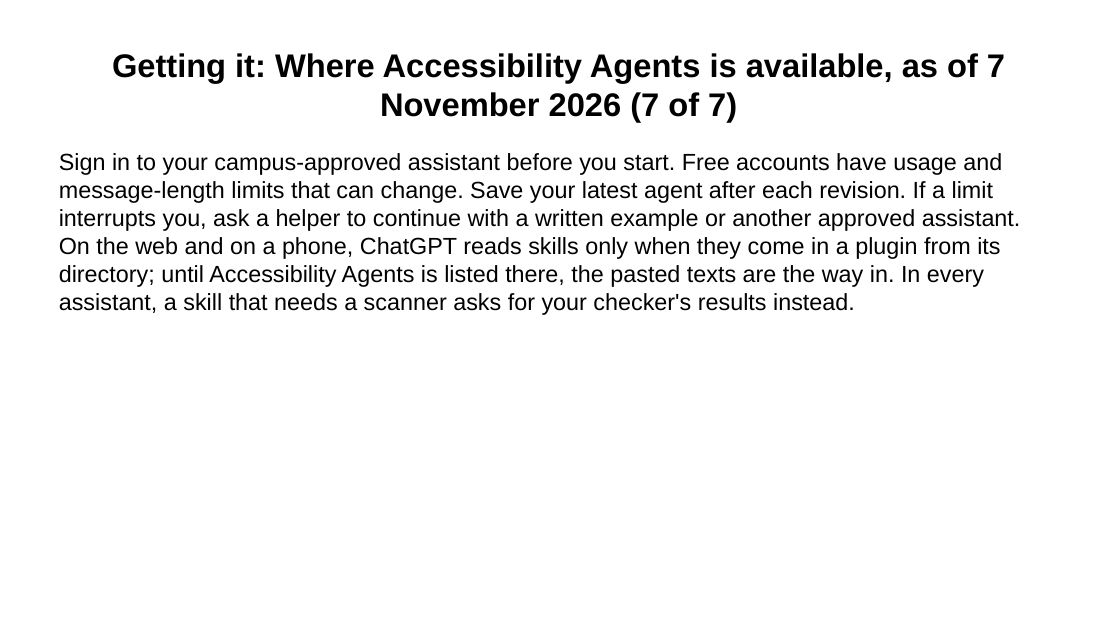
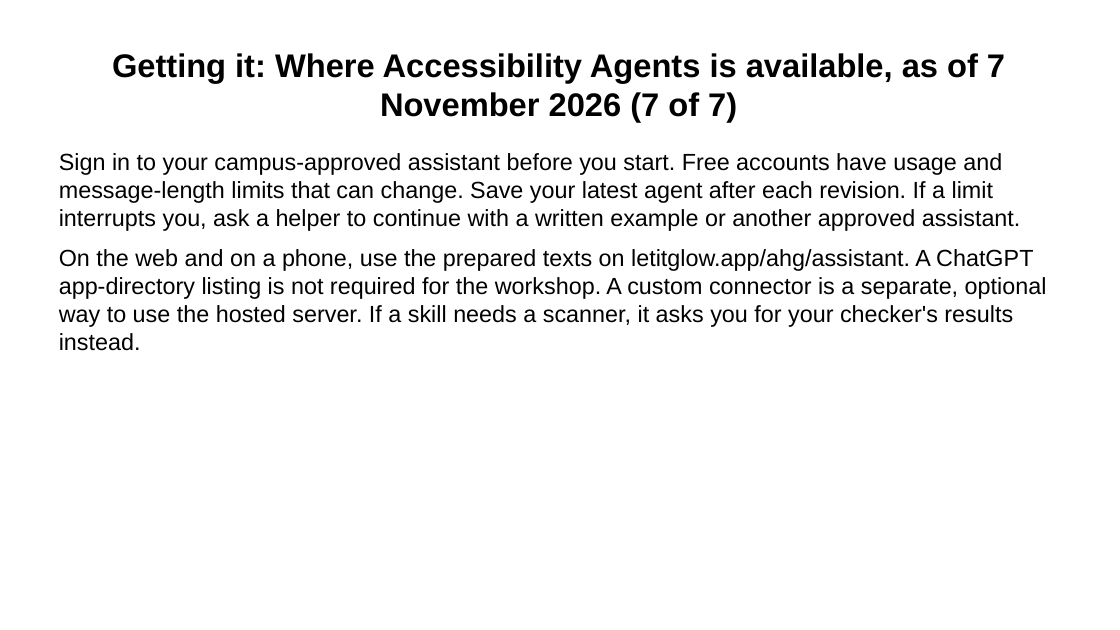
Before and after one commit to Community-Access/glow, a slide deck: slide 27 of docs/ahg-2026/kit/accessibility-agents.pptx. Drawn at 1120x630 pixels with LibreOffice and Linux fonts; fonts in the diff are those of the drawing. Boxes give left, top, right and bottom in pixels: in the first picture for what was removed or moved away, otherwise in the second. Text is boxed around its words. In the diff, an @@ line names an element or a change of style, - is before the commit and + after.

Commit message:
Publish accurate AHG and Accessibility Agents content
Admin merge authorized by repository owner; all required CI checks passed.

```diff
--- a/docs/ahg-2026/kit/accessibility-agents.pptx
+++ b/docs/ahg-2026/kit/accessibility-agents.pptx
@@ text at (x1=59, y1=153, x2=1047, y2=351): text changed @@
-Sign in to your campus-approved assistant before you start. Free accounts have usage and message-length limits that can change. Save your latest agent after each revision. If a limit interrupts you, ask a helper to continue with a written example or another approved assistant. On the web and on a phone, ChatGPT reads skills only when they come in a plugin from its directory; until Accessibility Agents is listed there, the pasted texts are the way in. In every assistant, a skill that needs a scanner asks for your checker's results instead.
+Sign in to your campus-approved assistant before you start. Free accounts have usage and message-length limits that can change. Save your latest agent after each revision. If a limit interrupts you, ask a helper to continue with a written example or another approved assistant.
+On the web and on a phone, use the prepared texts on letitglow.app/ahg/assistant. A ChatGPT app-directory listing is not required for the workshop. A custom connector is a separate, optional way to use the hosted server. If a skill needs a scanner, it asks you for your checker's results instead.
```
Also in this commit, not shown: 10 other slides changed, 1 slide added, 1 slide removed, 18 other files.
